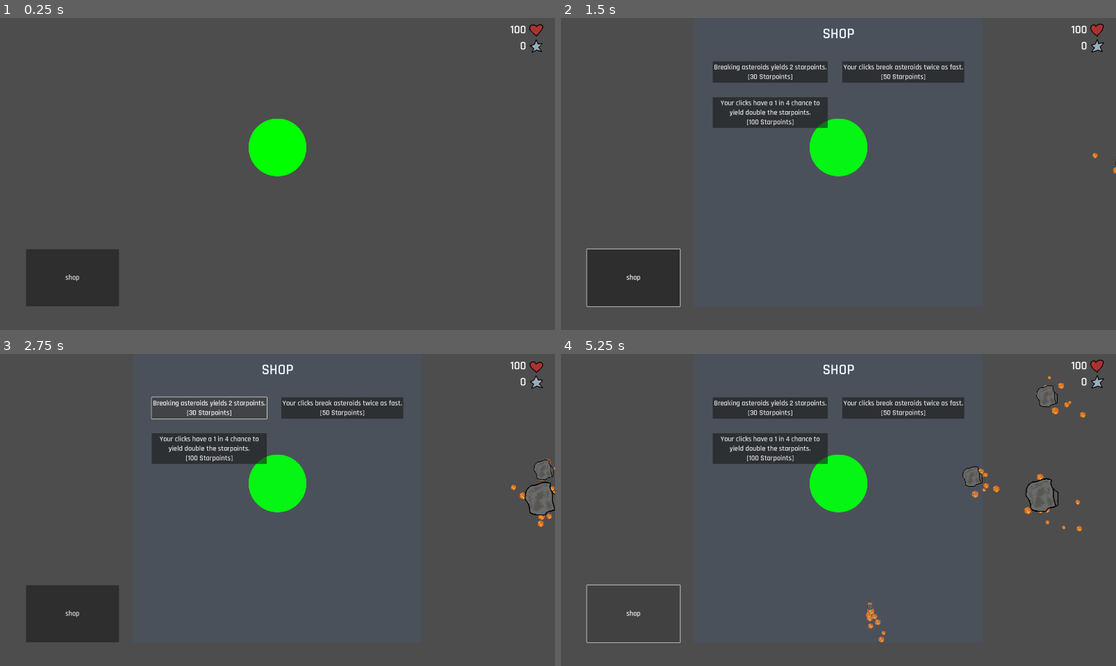
Above: before the commit, frames 1-4 (two rows, left to right).
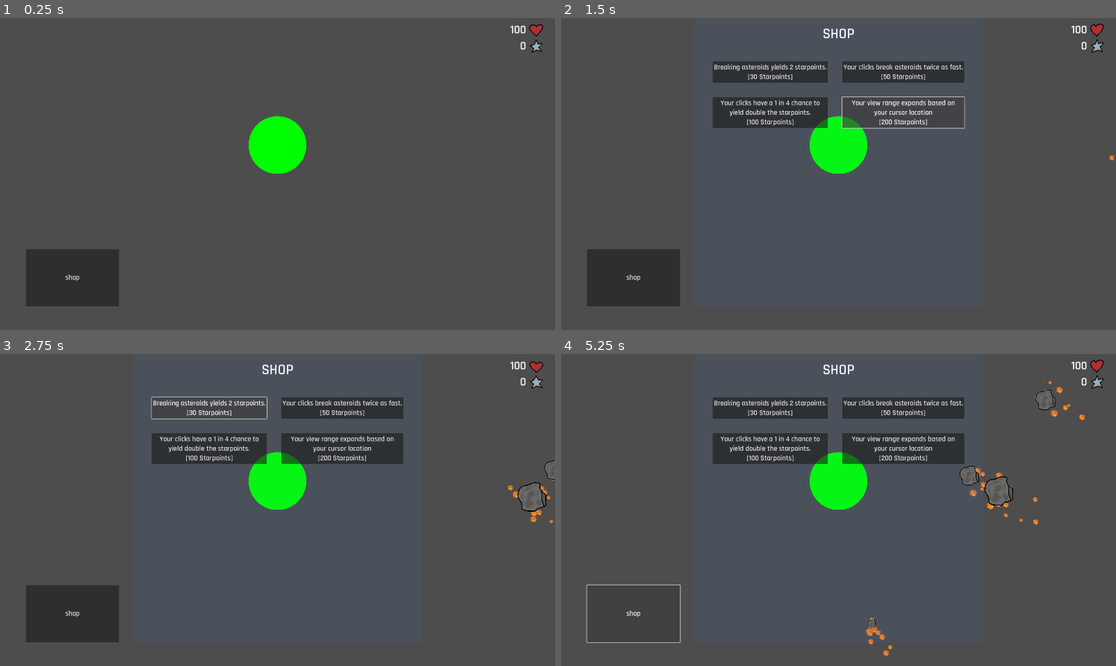
Above: after the commit, the same moments.

Repository: Paracosms/uni-jam
Game: Godot game, scene res://scenes/main.tscn
Same seed, same stepped clock (60 frames per second), same inputs: the game is played once before the commit and once after it. Sound files missing from this copy of the repository are replaced by a short silence.
Inputs (mouse positions are in pixels of both pictures, inside the frame that each line leads up to):
- Up to frame 1 (0.25 s): no input
- Up to frame 2 (1.5 s): click "shop" at 0.5 s; click (905, 111) at 1.25 s, where only the run after the commit has a clickable "Your view range expands based…"
- Up to frame 3 (2.75 s): click "Breaking asteroids yields 2 s…" at 2 s
- Up to frame 4 (5.25 s): click "Your clicks break asteroids t…" at 2.75 s; click "Your clicks have a 1 in 4 cha…" at 3.5 s; click "shop" at 4.25 s; click "shop" at 5 s

The runs differ from the first frame. In frame 1, 0.2% of the frame differs, in the area x 44-56%, y 31-51%; in frame 2, 0.9%; in frame 3, 2.8%; in frame 4, 3.5%, in the area x 44-95%, y 7-97%.

Commit message:
Add binoculars camera upgrade and controls
Introduces a new binoculars camera feature that expands view range based on cursor location. Adds related UI button, global state, and logic for enabling/disabling the upgrade, and integrates the camera scene into the main scene. Also refactors shop state management and adjusts asteroid spawn parameters for improved gameplay balance.

Diff:
--- /dev/null
+++ b/scenes/camera.gd
@@ -0,0 +1,33 @@
+extends Node2D
+
+@onready var binocularsCamera = $BinocularsCamera
+@onready var earthNode = $"/root/Main/Earth"
+
+var camera_speed = 50.0 # Speed
+var camera_max_offset = 100.0
+var deadzone_size = 250.0
+
+func _process(delta): # This took me like 2 hours so ignore it if it makes no sense because it works (kinda)
+	#print(str(binocularsCamera.position)) # Debug
+	if Globals.binocularsEnabled:
+
+		var screen_size = get_viewport().get_visible_rect().size
+		var screen_center = screen_size / 2
+
+		var mouse_position = get_global_mouse_position()
+		var mouse_offset = mouse_position - screen_center
+		var camera_target_position : Vector2
+
+		if Globals.shopOpened == true or mouse_offset.length() < deadzone_size:
+				camera_target_position = screen_center
+				binocularsCamera.global_position = binocularsCamera.global_position.move_toward(
+					camera_target_position, camera_speed * delta
+				)
+		else:
+			if mouse_offset.length() > camera_max_offset:
+				mouse_offset = mouse_offset.normalized() * camera_max_offset
+
+			camera_target_position = screen_center + mouse_offset
+			binocularsCamera.global_position = binocularsCamera.global_position.move_toward(
+				camera_target_position, camera_speed * delta
+			)
--- /dev/null
+++ b/scenes/camera.tscn
@@ -0,0 +1,9 @@
+[gd_scene load_steps=2 format=3 uid="uid://dxxtc0hd1v12c"]
+
+[ext_resource type="Script" uid="uid://dddxsfs6yewqn" path="res://scenes/camera.gd" id="1_cvpoc"]
+
+[node name="Camera" type="Node2D"]
+script = ExtResource("1_cvpoc")
+
+[node name="BinocularsCamera" type="Camera2D" parent="."]
+position = Vector2(960, 540)
--- a/scenes/main.tscn
+++ b/scenes/main.tscn
@@ -1,10 +1,11 @@
-[gd_scene load_steps=6 format=3 uid="uid://c1lhoo3nuiyi6"]
+[gd_scene load_steps=7 format=3 uid="uid://c1lhoo3nuiyi6"]
 
 [ext_resource type="PackedScene" uid="uid://cafa1kp7jmpc5" path="res://scenes/asteroid.tscn" id="1"]
 [ext_resource type="Script" uid="uid://8o3ytshbr1qp" path="res://scripts/main.gd" id="1_jyhfs"]
 [ext_resource type="PackedScene" uid="uid://c53rpnk5xwo62" path="res://scenes/earth.tscn" id="2_0wfyh"]
-[ext_resource type="PackedScene" path="res://scenes/ui.tscn" id="3_tbgi4"]
+[ext_resource type="PackedScene" uid="uid://cynt3lbt5jsyb" path="res://scenes/ui.tscn" id="3_tbgi4"]
 [ext_resource type="PackedScene" uid="uid://rj1qruh2kyqx" path="res://scenes/globals.tscn" id="4_jyhfs"]
+[ext_resource type="PackedScene" uid="uid://dxxtc0hd1v12c" path="res://scenes/camera.tscn" id="6_tefeu"]
 
 [node name="Main" type="Node2D"]
 script = ExtResource("1_jyhfs")
@@ -17,7 +18,7 @@
 [node name="Globals" parent="." instance=ExtResource("4_jyhfs")]
 
 [node name="Earth" parent="." instance=ExtResource("2_0wfyh")]
-position = Vector2(960, 448)
+position = Vector2(960, 440)
 
 [node name="ToggleShop" type="Button" parent="."]
 z_index = 1
@@ -27,5 +28,7 @@
 offset_bottom = 998.0
 text = "shop"
 
+[node name="Camera" parent="." instance=ExtResource("6_tefeu")]
+
+[connection signal="pressed" from="ToggleShop" to="." method="_on_change_scene_pressed"]
 [connection signal="pressed" from="ToggleShop" to="." method="_on_toggle_shop_pressed"]
-[connection signal="pressed" from="ToggleShop" to="." method="_on_change_scene_pressed"]
--- a/scenes/shop.tscn
+++ b/scenes/shop.tscn
@@ -64,6 +64,15 @@
  yield double the starpoints.
 [100 Starpoints]"
 
+[node name="enableBinoculars" type="Button" parent="MarginContainer/upgrades"]
+unique_name_in_owner = true
+custom_minimum_size = Vector2(50, 50)
+layout_mode = 2
+text = "Your view range expands based on
+your cursor location
+[200 Starpoints]"
+
 [connection signal="pressed" from="MarginContainer/upgrades/doubleYield" to="." method="_on_double_yield_pressed"]
 [connection signal="pressed" from="MarginContainer/upgrades/doubleDamage" to="." method="_on_double_damage_pressed"]
 [connection signal="pressed" from="MarginContainer/upgrades/enableCrit" to="." method="_on_enable_crit_pressed"]
+[connection signal="pressed" from="MarginContainer/upgrades/enableBinoculars" to="." method="_on_enable_binoculars_pressed"]
--- a/scripts/globals.gd
+++ b/scripts/globals.gd
@@ -2,8 +2,10 @@
 
 var lives : int = 100
 var starPoints : int = 0
+var shopOpened : bool = false
 var clickDamage : int = 1
 var baseYield : int = 100
 var yieldMultiplier : int = 1
 var critMultiplier : int = 1 # Such that a critMultiplier of n will yield n+1 starpoints
 var critEnabled : bool = false
+var binocularsEnabled : bool = false
--- a/scripts/main.gd
+++ b/scripts/main.gd
@@ -3,7 +3,7 @@
 @export var asteroid_scene: PackedScene
 @onready var shop_scene = preload("res://scenes/shop.tscn")
 
-var shopOpened : bool = false
+
 var chipAudio = [
 	preload("res://assets/audio/Chip0.wav"),
 	preload("res://assets/audio/Chip1.wav"),
@@ -18,7 +18,7 @@
 
 
 # Core Difficulty (0 - Easy, 1 - Hard)
-@export var difficulty = 1
+@export var difficulty = 0.5
 
 var spawn_timer := Timer.new()
 
@@ -32,15 +32,15 @@
 	match edge:
 		0:  # top edge
 			pos.x = randf_range(0, screen_size.x)
-			pos.y = -100  # 100 pixels above top
+			pos.y = -150  # 100 pixels above top
 		1:  # right edge
-			pos.x = screen_size.x + 100 # 100px to the right
+			pos.x = screen_size.x + 150 # 100px to the right
 			pos.y = randf_range(0, screen_size.y)
 		2:  # bottom edge
 			pos.x = randf_range(0, screen_size.x)
-			pos.y = screen_size.y + 100 # 100px below
+			pos.y = screen_size.y + 150 # 100px below
 		3:  # left edge
-			pos.x = -100 # 100px to left
+			pos.x = -150 # 100px to left
 			pos.y = randf_range(0, screen_size.y)
 	return pos # returns (x,y)
 
@@ -91,16 +91,16 @@
 	shaped_value = clamp(shaped_value, -0.8, 0.8) # Prevents far extremes hopefully
 
 	# Allows for the full range but biases towards the specified areas
-	var spread = 0.5 + difficulty * 0.4
-	var result = clamp((1.0 + shaped_value * spread), 0.1, 1.9)
+	var spread = 0.5 + difficulty * 0.4 # Lower numbers = more spread
+	var result = clamp((1.0 + shaped_value * spread), 0.4, 1.9) # Last two numbers are min and max
 
 	# Sets the scale
 	asteroid.scale = Vector2.ONE * result
 
-	# Scale of Asteroid based on size
+	# Speed of Asteroid based on size
 
-	var weight = (1.9 - result) / (1.9 - 0.1)
-	var base_speed = lerp(50.0, 300.0, weight)
+	var weight = (2 - result) / (1.9 - 0.1)
+	var base_speed = lerp(50.0, 300.0, weight) # y = a + x*(b-a) https://www.desmos.com/calculator/4xo9bmhyq1
 
 	var variation = base_speed * 0.1
 	var speed = randf_range(base_speed - variation, base_speed + variation)
@@ -110,8 +110,6 @@
 	# Scale of Asteroid based on difficulty and size (Bigger = more health)
 	var base_health = round(lerp(1.0, 2.0, result))
 	asteroid.health = base_health
-
-
 
 	### END SPAWN LOGIC ###
 
@@ -163,9 +161,9 @@
 
 func _on_toggle_shop_pressed():
 	# Toggles the shop
-	if shopOpened:
+	if Globals.shopOpened:
 		get_node("Shop").visible = false
-		shopOpened = false
+		Globals.shopOpened = false
 	else:
 		get_node("Shop").visible = true
-		shopOpened = true
+		Globals.shopOpened = true
--- a/scripts/shop.gd
+++ b/scripts/shop.gd
@@ -23,3 +23,11 @@
 		Globals.starPoints -= price
 		Globals.critEnabled = true
 		%enableCrit.disabled = true
+
+# Your view range expands based on your cursor location [200 Starpoints]
+func _on_enable_binoculars_pressed():
+	var price = 200
+	if Globals.starPoints >= price:
+		Globals.starPoints -= price
+		Globals.binocularsEnabled = true
+		%enableBinoculars.disabled = true
Not shown, added: scenes/camera.gd.uid
